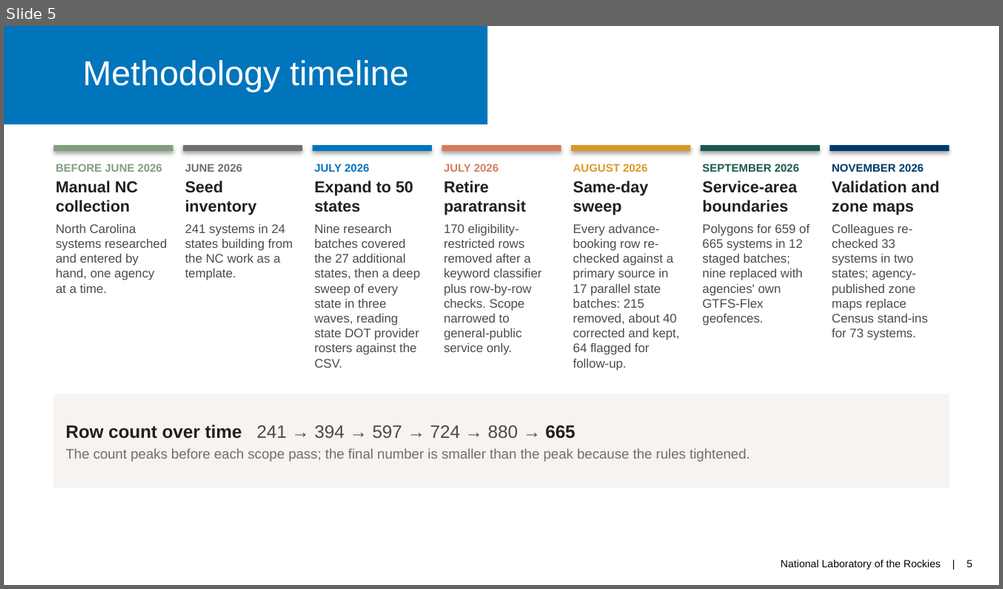
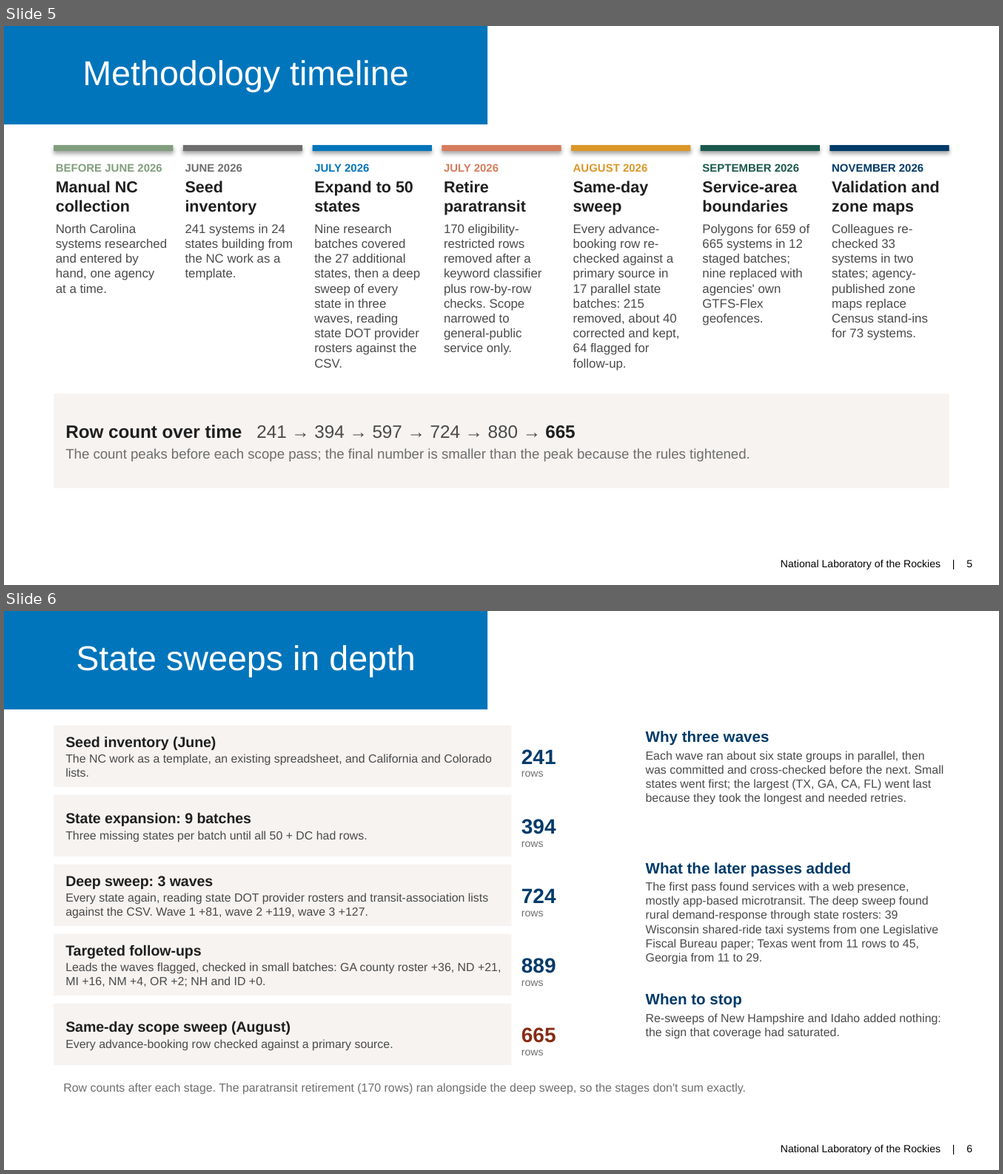
Before and after one commit to jfish79/odt-dashboard, a slide deck: docs/ODT-Database-Project-Summary-2026-11.pptx. Shown one above the other, each under a label of ours: slide 5 before the commit, slides 5 and 6 after it. The pictures are 1003x589 and 1003x1174 pixels, drawn with LibreOffice and Linux fonts; fonts in the diff are those of the drawing. Boxes give left, top, right and bottom in pixels: in the first picture for what was removed or moved away, otherwise in the second. Text is boxed around its words. In the diff, an @@ line names an element or a change of style, - is before the commit and + after.

```diff
--- a/docs/ODT-Database-Project-Summary-2026-11.pptx
+++ b/docs/ODT-Database-Project-Summary-2026-11.pptx
@@ slide 6 added at (4,611,999,1170), background #FFFFFF; not listed: 2 template elements that a slide beside it also shows @@
@@ title added at (4,611,487,709), fill #0075BB, 25 pt, text #FFFFFF @@
+State sweeps in depth
@@ rectangle added at (54,726,511,787), fill #F6F3F1, 8.5 pt, text #4A4A4A @@
+Seed inventory (June)
+The NC work as a template, an existing spreadsheet, and California and Colorado lists.
@@ text added at (646,731,944,805), 8.5 pt, text #4A4A4A @@
+Why three waves
+Each wave ran about six state groups in parallel, then was committed and cross-checked before the next. Small states went first; the largest (TX, GA, CA, FL) went last because they took the longest and needed retries.
@@ text added at (521,749,556,764), 15 pt, text #003A69, bold @@
+241
@@ text added at (521,771,543,777), 7.5 pt, text #6E6E6E @@
+rows
@@ rectangle added at (54,795,511,857), fill #F6F3F1, 8.5 pt, text #4A4A4A @@
+State expansion: 9 batches
+Three missing states per batch until all 50 + DC had rows.
@@ text added at (521,819,556,834), 15 pt, text #003A69, bold @@
+394
@@ text added at (521,841,543,847), 7.5 pt, text #6E6E6E @@
+rows
@@ rectangle added at (54,865,511,926), fill #F6F3F1, 8.5 pt, text #4A4A4A @@
+Deep sweep: 3 waves
+Every state again, reading state DOT provider rosters and transit-association lists against the CSV. Wave 1 +81, wave 2 +119, wave 3 +127.
@@ text added at (646,863,938,965), 8.5 pt, text #4A4A4A @@
+What the later passes added
+The first pass found services with a web presence, mostly app-based microtransit. The deep sweep found rural demand-response through state rosters: 39 Wisconsin shared-ride taxi systems from one Legislative Fiscal Bureau paper; Texas went from 11 rows to 45, Georgia from 11 to 29.
@@ text added at (521,889,556,903), 15 pt, text #003A69, bold @@
+724
@@ text added at (521,911,543,917), 7.5 pt, text #6E6E6E @@
+rows
@@ rectangle added at (54,934,511,996), fill #F6F3F1, 8.5 pt, text #4A4A4A @@
+Targeted follow-ups
+Leads the waves flagged, checked in small batches: GA county roster +36, ND +21, MI +16, NM +4, OR +2; NH and ID +0.
@@ text added at (521,958,556,974), 15 pt, text #003A69, bold @@
+889
@@ text added at (521,980,543,986), 7.5 pt, text #6E6E6E @@
+rows
@@ rectangle added at (54,1004,511,1065), fill #F6F3F1, 8.5 pt, text #4A4A4A @@
+Same-day scope sweep (August)
+Every advance-booking row checked against a primary source.
@@ text added at (646,994,940,1039), 8.5 pt, text #4A4A4A @@
+When to stop
+Re-sweeps of New Hampshire and Idaho added nothing: the sign that coverage had saturated.
@@ text added at (521,1028,556,1043), 15 pt, text #872C15, bold @@
+665
@@ text added at (521,1050,543,1056), 7.5 pt, text #6E6E6E @@
+rows
@@ text added at (63,1083,745,1095), 8.5 pt, text #6E6E6E @@
+Row counts after each stage. The paratransit retirement (170 rows) ran alongside the deep sweep, so the stages don't sum exactly.
```
Also in this commit, not shown: 1 other slide added, 2 other files.
